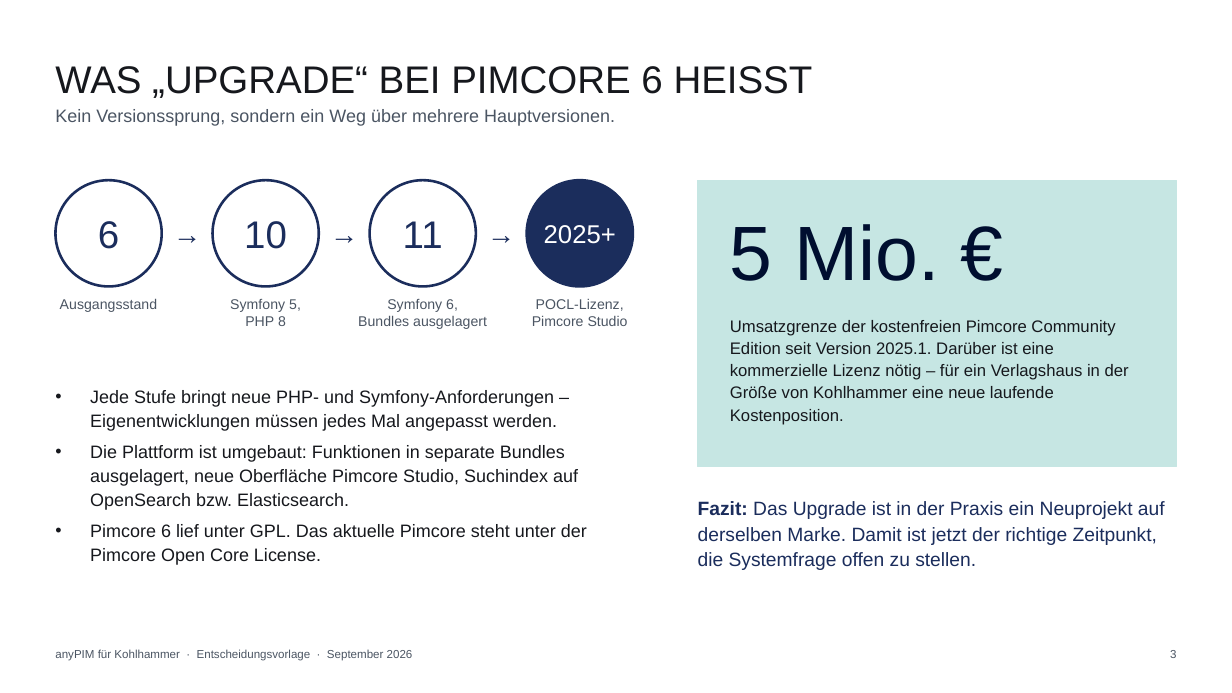
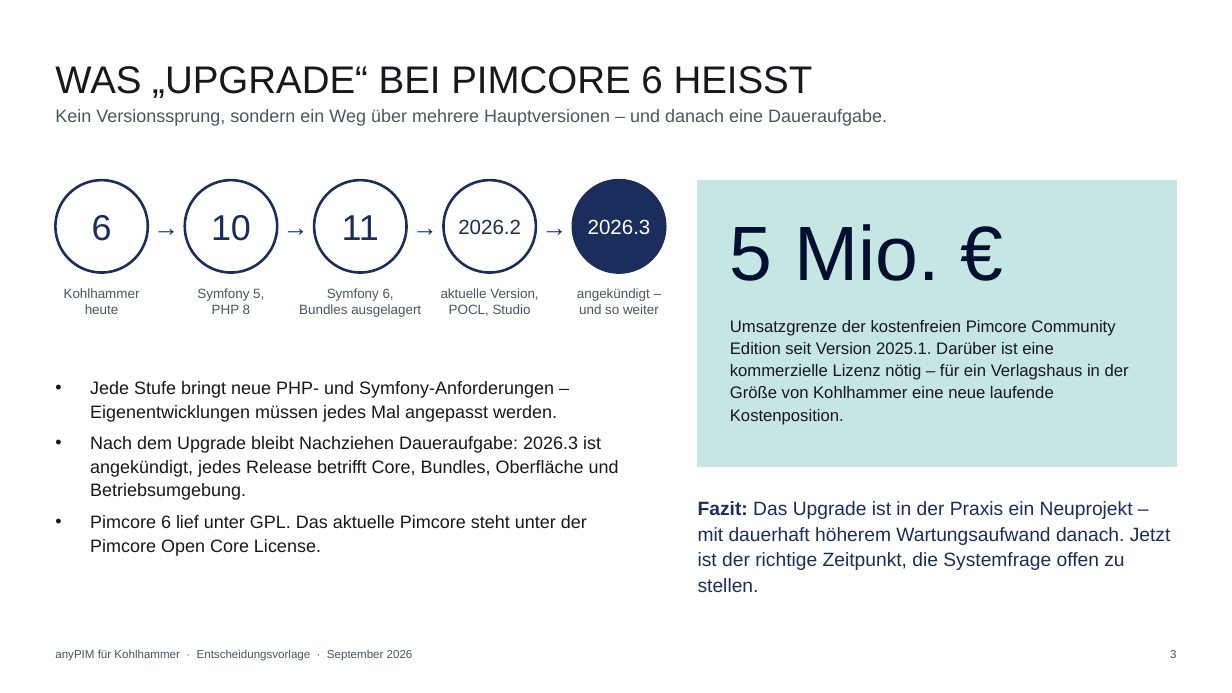
Before and after one commit to incoxx/publixx-pim, a slide deck: slide 3 of docs/sales/kohlhammer-anypim-vs-pimcore.pptx. Drawn at 1232x693 pixels with LibreOffice and Linux fonts; fonts in the diff are those of the drawing. Boxes give left, top, right and bottom in pixels: in the first picture for what was removed or moved away, otherwise in the second. Text is boxed around its words. In the diff, an @@ line names an element or a change of style, - is before the commit and + after.

```diff
--- a/docs/sales/kohlhammer-anypim-vs-pimcore.pptx
+++ b/docs/sales/kohlhammer-anypim-vs-pimcore.pptx
@@ text at (55, 109, 887, 126): text changed @@
-Kein Versionssprung, sondern ein Weg über mehrere Hauptversionen.
+Kein Versionssprung, sondern ein Weg über mehrere Hauptversionen – und danach eine Daueraufgabe.
@@ ellipse: place and size @@
-ellipse at (55, 180, 162, 287)
+ellipse at (55, 180, 148, 273)
@@ text "→": place and size @@
-text "→" at (162, 180, 213, 287)
+text "→" at (148, 180, 185, 273)
@@ text "10": place and size @@
-text "10" at (244, 221, 287, 249)
+text "10" at (211, 215, 251, 241)
@@ ellipse: place and size @@
-ellipse at (213, 180, 319, 287)
+ellipse at (185, 180, 277, 273)
@@ text "→": place and size @@
-text "→" at (319, 180, 370, 287)
+text "→" at (277, 180, 314, 273)
@@ size 30 to 28 pt in 3 elements at (92, 215, 112, 241), (211, 215, 251, 241), (342, 215, 379, 240) @@
@@ text "11": place and size @@
-text "11" at (403, 221, 443, 248)
+text "11" at (342, 215, 379, 240)
@@ ellipse: place and size @@
-ellipse at (370, 180, 476, 287)
+ellipse at (314, 180, 407, 273)
@@ text added at (407, 180, 444, 273), 20 pt, text #1B2D5C @@
+→
@@ ellipse added at (444, 180, 536, 273), fill #FFFFFF, outline #1B2D5C 2 pt @@
@@ size 22 to 20 pt in 3 elements at (148, 180, 185, 273), (277, 180, 314, 273), (536, 180, 573, 273) @@
@@ text "→": place and size @@
-text "→" at (476, 180, 527, 287)
+text "→" at (536, 180, 573, 273)
@@ ellipse: place and size @@
-ellipse at (527, 180, 633, 287)
+ellipse at (573, 180, 665, 273)
@@ text added at (458, 219, 521, 235), 16 pt, text #1B2D5C @@
+2026.2
@@ text removed at (544, 225, 616, 244) @@
-2025+
@@ text added at (588, 219, 651, 235), 16 pt, text #FFFFFF @@
+2026.3
@@ text removed at (60, 299, 157, 312) @@
-Ausgangsstand
@@ text added at (64, 288, 140, 314), 10.5 pt, text #4B5563 @@
+Kohlhammer
+heute
@@ text "Symfony 5,": place and size @@
-text "Symfony 5," at (230, 299, 301, 326)
+text "Symfony 5," at (197, 288, 264, 314)
@@ text "Symfony 5," at (197, 288, 264, 314): size 11 to 10.5 pt @@
@@ text "Symfony 6," at (299, 288, 421, 317): size 11 to 10.5 pt @@
@@ text "Symfony 6,": place and size @@
-text "Symfony 6," at (358, 299, 487, 329)
+text "Symfony 6," at (299, 288, 421, 317)
@@ text at (441, 288, 538, 316): text changed; size 11 to 10.5 pt @@
-POCL-Lizenz,
-Pimcore Studio
+aktuelle Version,
+POCL, Studio
@@ text added at (577, 288, 659, 314), 10.5 pt, text #4B5563 @@
+angekündigt –
+und so weiter
@@ text "Jede Stufe bringt neue PHP- ...": place and size @@
-text "Jede Stufe bringt neue PHP- ..." at (90, 390, 587, 565)
+text "Jede Stufe bringt neue PHP- ..." at (90, 381, 619, 556)
@@ text at (90, 436, 619, 500): text changed @@
-• Die Plattform ist umgebaut: Funktionen in separate Bundles ausgelagert, neue Oberfläche Pimcore Studio, Suchindex auf OpenSearch bzw. Elasticsearch.
+• Nach dem Upgrade bleibt Nachziehen Daueraufgabe: 2026.3 ist angekündigt, jedes Release betrifft Core, Bundles, Oberfläche und Betriebsumgebung.
@@ text at (698, 501, 1171, 592): text changed @@
-Fazit: Das Upgrade ist in der Praxis ein Neuprojekt auf derselben Marke. Damit ist jetzt der richtige Zeitpunkt, die Systemfrage offen zu stellen.
+Fazit: Das Upgrade ist in der Praxis ein Neuprojekt – mit dauerhaft höherem Wartungsaufwand danach. Jetzt ist der richtige Zeitpunkt, die Systemfrage offen zu stellen.
```
Also in this commit, not shown: 11 other slides changed, 1 slide added, 2 other files.
